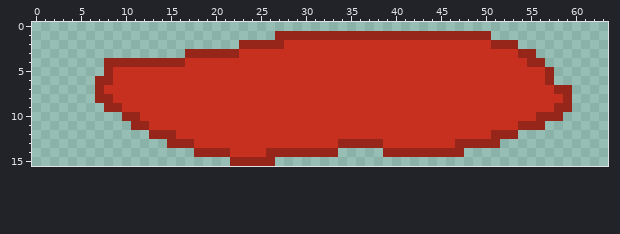
One commit to this pixel-art file: art/aseprite/ketchup.aseprite. That is the earlier state.
64x16 pixels, 1 frame.
Once edited:
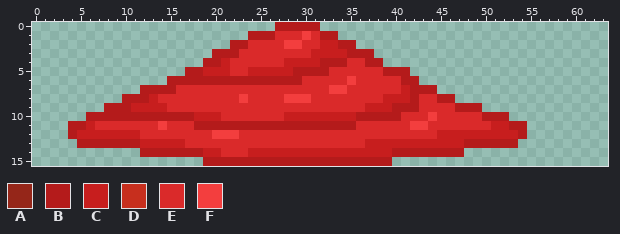
Palette (. is transparent): A #952619  B #b41b1b  C #c71e1e  D #c72f1e  E #da2a2a  F #f33e3e
Change:
layer "Shading" added
Changed rows in their new state; - is an unchanged pixel.
Layers "Lines", "Shading", "Base":
first column x 4:
 0 -----------------------BBBBB----------------------------
 1 --------------------BBBEEEFEBB.................---------
 2 ------------------BBEEEEFFEECCBB..................------
 3 -------------...BBBEEEEEEEECCCCBBB..................----
 4 ----...........BBCEEEEEECCCCBBBEEBB..................---
 5 ----.........BBCCCEECCCCCBBBBEEEEEEBBB................--
 6 ---........BBBBBBBBBBBBBBBEEEEEFEEEEEBB...............--
 7 ---.....BBBBEEEEEEEEEEEEEEEEEFFEEEEEECBBB...............
 8 ---...BBBCEEEEEEEEEFEEEEFFFEEEEEEEECCCBEEBB.............
 9 ----BBBCCCCEEEEEEEEEEEEEEEEEEEEEECCCBBBEEEEBBB..........
10 --BBBBBBBBBBBBCCCEEEEEEECCCCCCCCBBBBBEEEFEEEEEBBB......-
11 BBCEEEEEEEFEEEBBBBBBBBBBBBBBBBBBEEEEEEFFEEEEEEECCBB..---
12 BCCCCCCCEEEEEEEEFFFEEEEEEEEEEEEEEEEEEEEEECCCCCCCCCB-----
13 -BBBBBBBCCCCCEEEEEEEEEEEEEEEEEEEECCCCCCCCCCCBBBBBB------
14 --------BBBBBBBCCEEECCCCCCCCCCCCCCCCBBBBBBBB------------
15 ---------------BBBBBBBBBBBBBBBBBBBBB--------------------
Where, in picture pixels (left, top, right, bottom), the same in both pictures:
changed: (68, 22, 572, 166)
